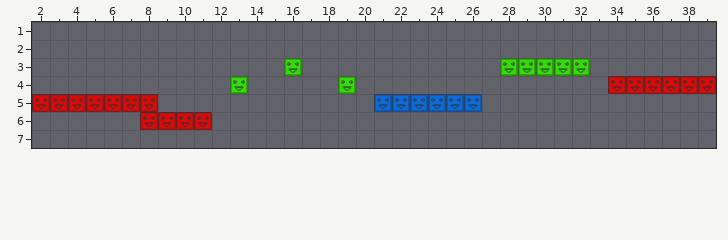
A Tiled map gets an edit: core/assets/maps/level13.tmx. This is how it looked before the edit.
Cells are 32x32 px. Shown: x 2..39, y 1..7.
The result:
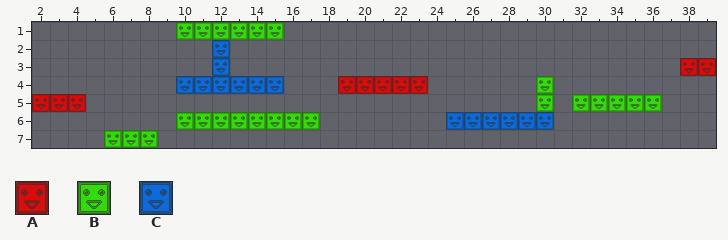
Key: from "blocks": A 0, B 1, C 2.
_ is an empty cell.
Tiles replaced or removed in this view: A, B, C.
The edit:
Changed rows in their new state; . is an unchanged cell.
Layer "red":
first column x 5:
3 .................................AA
4 ..............AAAAA..........______
5 ____...............................
6 ...____............................
Layer "green":
first column x 6:
1 ....BBBBBB.....................
3 .........._..........._____....
4 ......._....._..........B......
5 ........................B.BBBBB
6 ....BBBBBBBB...................
7 BBB............................
Layer "blue":
first column x 10:
2 ..C..................
3 ..C..................
4 CCCCCC...............
5 ...........______....
6 ...............CCCCCC
Changed places in both pictures, as pixel boxes (x1, y1, x2, y2):
changed: (176, 22, 302, 94)
changed: (338, 58, 716, 130)
changed: (86, 94, 320, 148)
